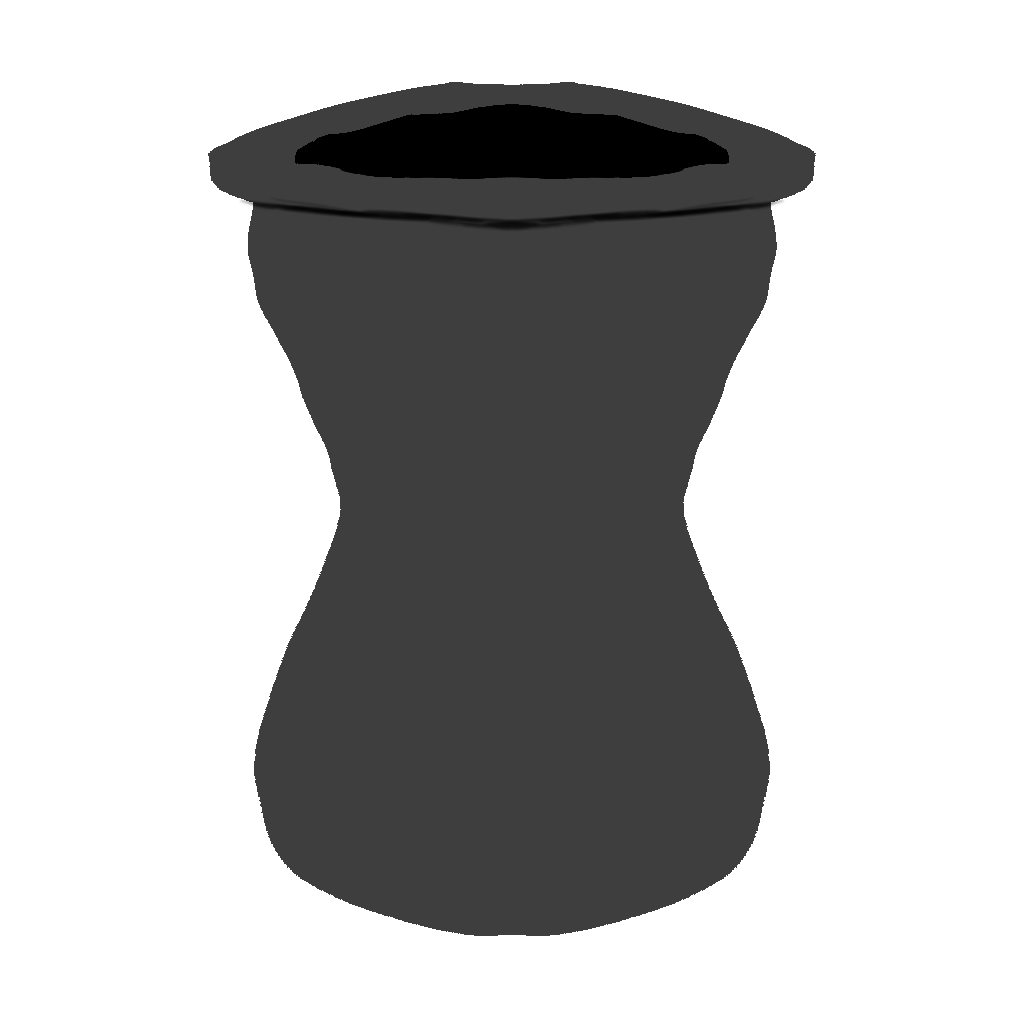
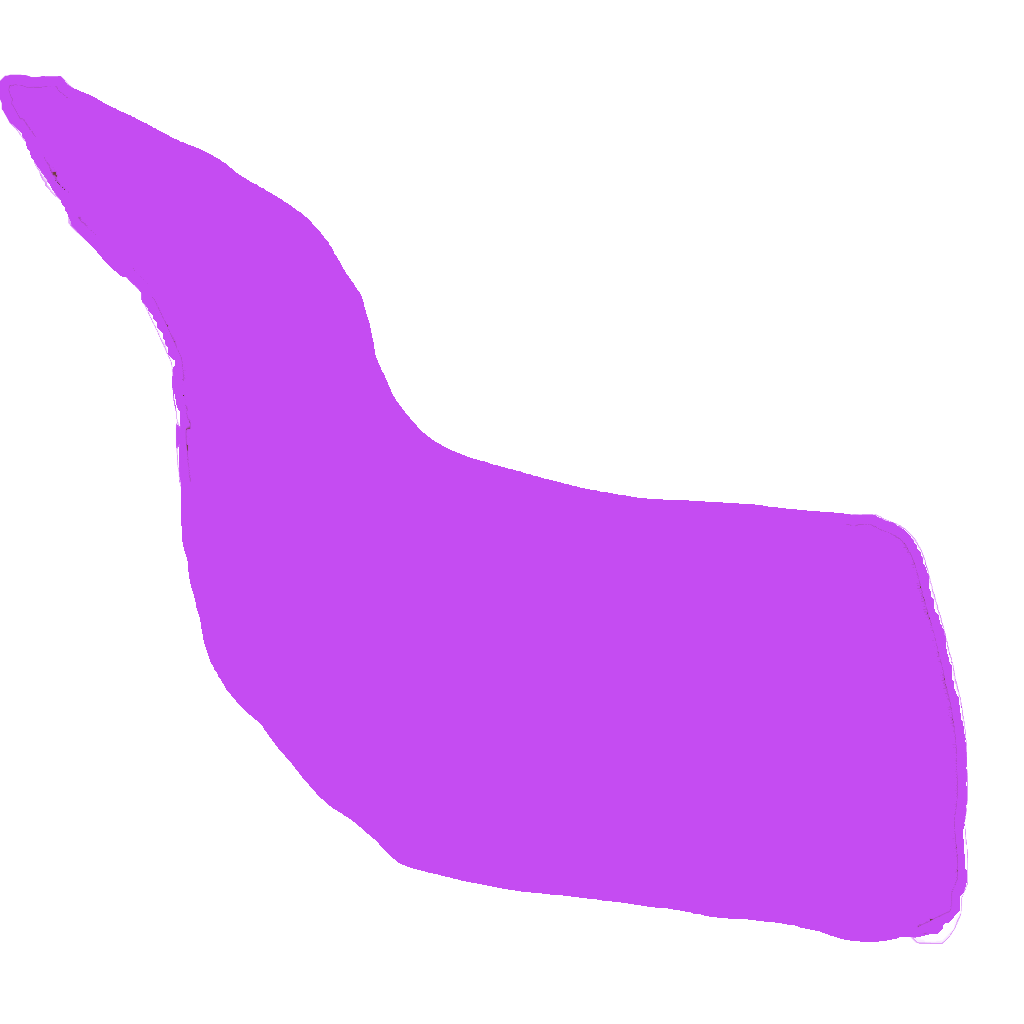
The second 1024 x 1024 image is a revision of the first. Changes to its layers:
added layer "Mouse copy" above "Mouse" over box(0, 74, 968, 944)
added layer "Mouse" (1st of 2) above "Mouse" over box(0, 74, 968, 944)
added group "Mouse" (2nd of 2) with 2 layers above "Bird copy" over box(0, 74, 968, 944)
added layer "Layer 18" in group "Mouse" over box(8, 84, 958, 934)
added layer "Layer 19" in group "Mouse" over box(0, 74, 968, 944)
hid "Cannon" over box(208, 82, 816, 936)